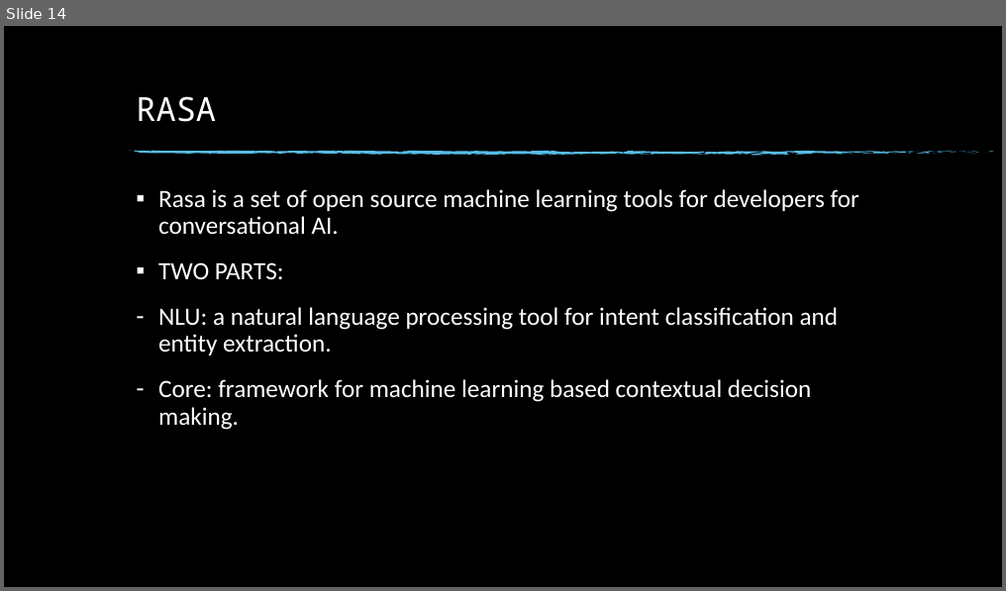
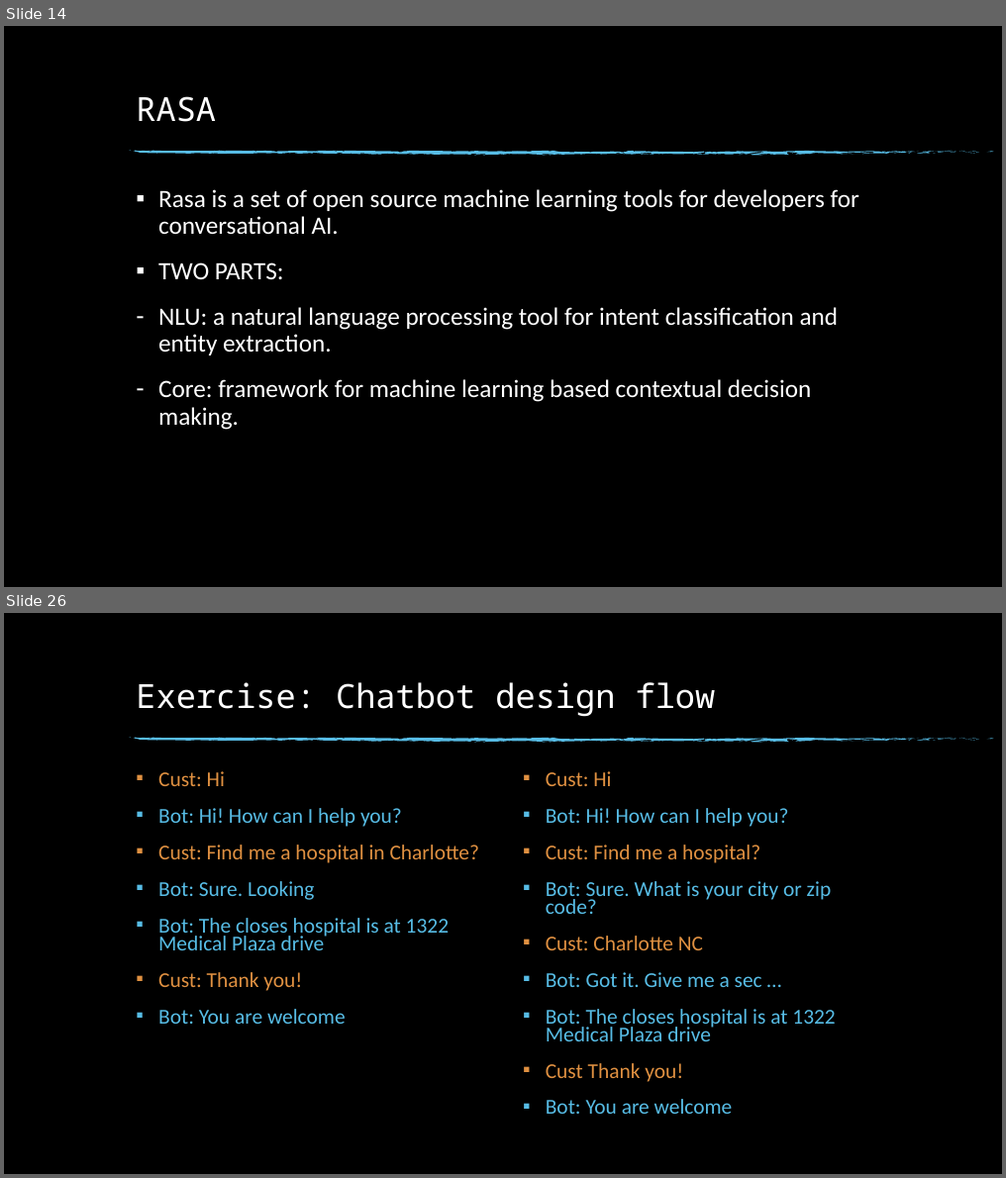
Before and after one commit to dinesh19aug/rasa-workshop, a slide deck: Natural Language Processing Workshop.pptx. Shown one above the other, each under a label of ours: slide 14 before the commit, slides 14 and 26 after it; the slides between them are not shown. The pictures are 1006x591 and 1006x1178 pixels, drawn with LibreOffice and Linux fonts; fonts in the diff are those of the drawing; background and template pictures are left out. Boxes give left, top, right and bottom in pixels: in the first picture for what was removed or moved away, otherwise in the second. Text is boxed around its words. In the diff, an @@ line names an element or a change of style, - is before the commit and + after.

Commit message:
Added exercise 2

```diff
--- a/Natural Language Processing Workshop.pptx
+++ b/Natural Language Processing Workshop.pptx
@@ slide 26 added at (4,613,1002,1174), background picture (left out); not listed: 74 template elements that a slide beside it also shows @@
@@ title added at (136,682,716,717), 32 pt, text #FFFFFF @@
+Exercise: Chatbot design flow
@@ text added at (158,771,480,1024), 20.4 pt, text #57BCE5 @@
+▪ Cust: Hi
+▪ Bot: Hi! How can I help you?
+▪ Cust: Find me a hospital in Charlotte?
+▪ Bot: Sure. Looking
+▪ Bot: The closes hospital is at 1322 Medical Plaza drive
+▪ Cust: Thank you!
+▪ Bot: You are welcome
@@ text added at (546,771,835,1114), 20.4 pt, text #57BCE5 @@
+▪ Cust: Hi
+▪ Bot: Hi! How can I help you?
+▪ Cust: Find me a hospital?
+▪ Bot: Sure. What is your city or zip code?
+▪ Cust: Charlotte NC
+▪ Bot: Got it. Give me a sec …
+▪ Bot: The closes hospital is at 1322 Medical Plaza drive
+▪ Cust Thank you!
+▪ Bot: You are welcome
```
Also in this commit, not shown: 11 other slides added, 3 other files.
